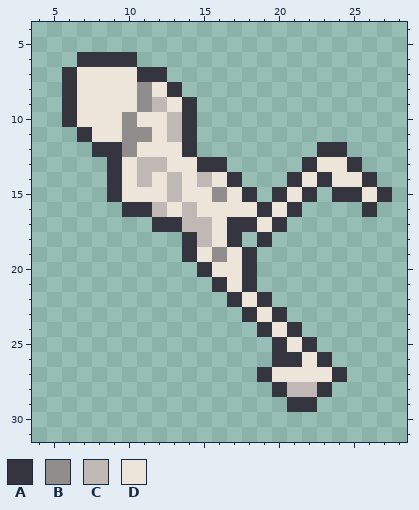
Two states of a pixel-art sprite, Sprites/Skeleton/skeleton_left_1.png. The first picture shows the starting point.
The file is 32x32 pixels. Shown: x 4..28, y 4..31.
Palette (. is transparent): A #353540  B #918d8d  C #bfb8b4  D #ede4da
Pixels before, first column x 6:
 6 .AAAA.................
 7 ADDDDAA...............
 8 ADDDDBDA..............
 9 ADDDDBCDA.............
10 ADDDBDDCA.............
11 .ADDBBDCA.............
12 ..AABDDDA........AA...
13 ...ADCCDDAA.....ADDA..
14 ...ADCDCDCDA...ADADDA.
15 ...ADDDCDDBDA.ADA.AADA
16 ....AACDCDDDDADA....A.
17 ......AACCDAADA.......
18 ........ACDA.A........
19 ........ADBDA.........
20 .........ADDA.........
21 ..........ADA.........
22 ...........ADA........
23 ............ADA.......
24 .............ADA......
25 ..............ADA.....
26 ..............AADA....
27 .............ADDDDA...
28 ..............ACCA....
29 ...............AA.....
Now the later version:
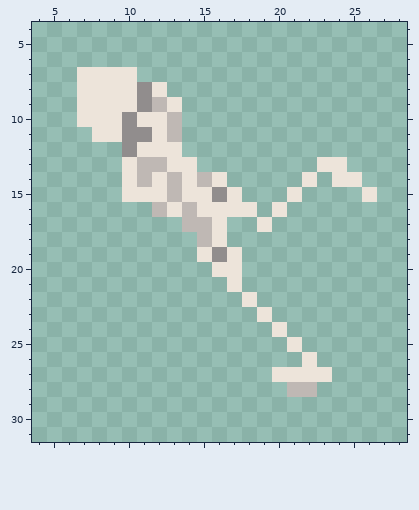
Diff:
{"y":6,"x":7,"old":"AAAA","new":"...."}
{"y":7,"x":6,"old":"A","new":"."}
{"y":7,"x":11,"old":"AA","new":".."}
{"y":8,"x":6,"old":"A","new":"."}
{"y":8,"x":13,"old":"A","new":"."}
{"y":9,"x":6,"old":"A","new":"."}
{"y":9,"x":14,"old":"A","new":"."}
{"y":10,"x":6,"old":"A","new":"."}
{"y":10,"x":14,"old":"A","new":"."}
{"y":11,"x":7,"old":"A","new":"."}
{"y":11,"x":14,"old":"A","new":"."}
{"y":12,"x":8,"old":"AA","new":".."}
{"y":12,"x":14,"old":"A","new":"."}
{"y":12,"x":23,"old":"AA","new":".."}
{"y":13,"x":9,"old":"A","new":"."}
{"y":13,"x":15,"old":"AA","new":".."}
{"y":13,"x":22,"old":"A","new":"."}
{"y":13,"x":25,"old":"A","new":"."}
{"y":14,"x":9,"old":"A","new":"."}
{"y":14,"x":17,"old":"A","new":"."}
{"y":14,"x":21,"old":"A","new":"."}
{"y":14,"x":23,"old":"A","new":"."}
{"y":14,"x":26,"old":"A","new":"."}
{"y":15,"x":9,"old":"A","new":"."}
{"y":15,"x":18,"old":"A","new":"."}
{"y":15,"x":20,"old":"A","new":"."}
{"y":15,"x":22,"old":"A","new":"."}
{"y":15,"x":24,"old":"AA","new":".."}
{"y":15,"x":27,"old":"A","new":"."}
{"y":16,"x":10,"old":"AA","new":".."}
{"y":16,"x":19,"old":"A","new":"."}
{"y":16,"x":21,"old":"A","new":"."}
{"y":16,"x":26,"old":"A","new":"."}
{"y":17,"x":12,"old":"AA","new":".."}
{"y":17,"x":17,"old":"AA","new":".."}
{"y":17,"x":20,"old":"A","new":"."}
{"y":18,"x":14,"old":"A","new":"."}
{"y":18,"x":17,"old":"A","new":"."}
{"y":18,"x":19,"old":"A","new":"."}
{"y":19,"x":14,"old":"A","new":"."}
{"y":19,"x":18,"old":"A","new":"."}
{"y":20,"x":15,"old":"A","new":"."}
{"y":20,"x":18,"old":"A","new":"."}
{"y":21,"x":16,"old":"A","new":"."}
{"y":21,"x":18,"old":"A","new":"."}
{"y":22,"x":17,"old":"A","new":"."}
{"y":22,"x":19,"old":"A","new":"."}
{"y":23,"x":18,"old":"A","new":"."}
{"y":23,"x":20,"old":"A","new":"."}
{"y":24,"x":19,"old":"A","new":"."}
{"y":24,"x":21,"old":"A","new":"."}
{"y":25,"x":20,"old":"A","new":"."}
{"y":25,"x":22,"old":"A","new":"."}
{"y":26,"x":20,"old":"AA","new":".."}
{"y":26,"x":23,"old":"A","new":"."}
{"y":27,"x":19,"old":"A","new":"."}
{"y":27,"x":24,"old":"A","new":"."}
{"y":28,"x":20,"old":"A","new":"."}
{"y":28,"x":23,"old":"A","new":"."}
{"y":29,"x":21,"old":"AA","new":".."}
{"label":"erased","picture_box":[62,52,392,412]}
